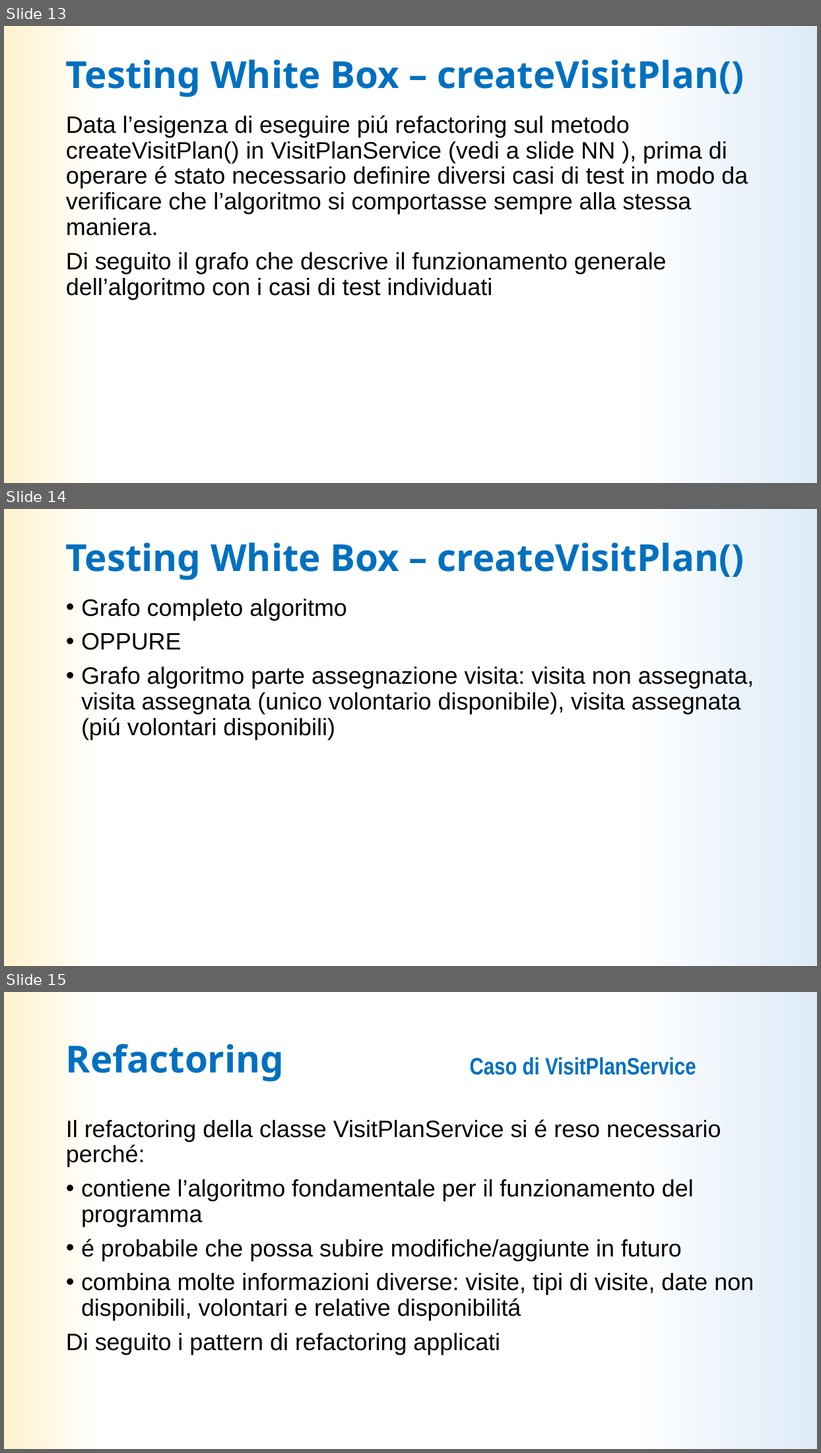
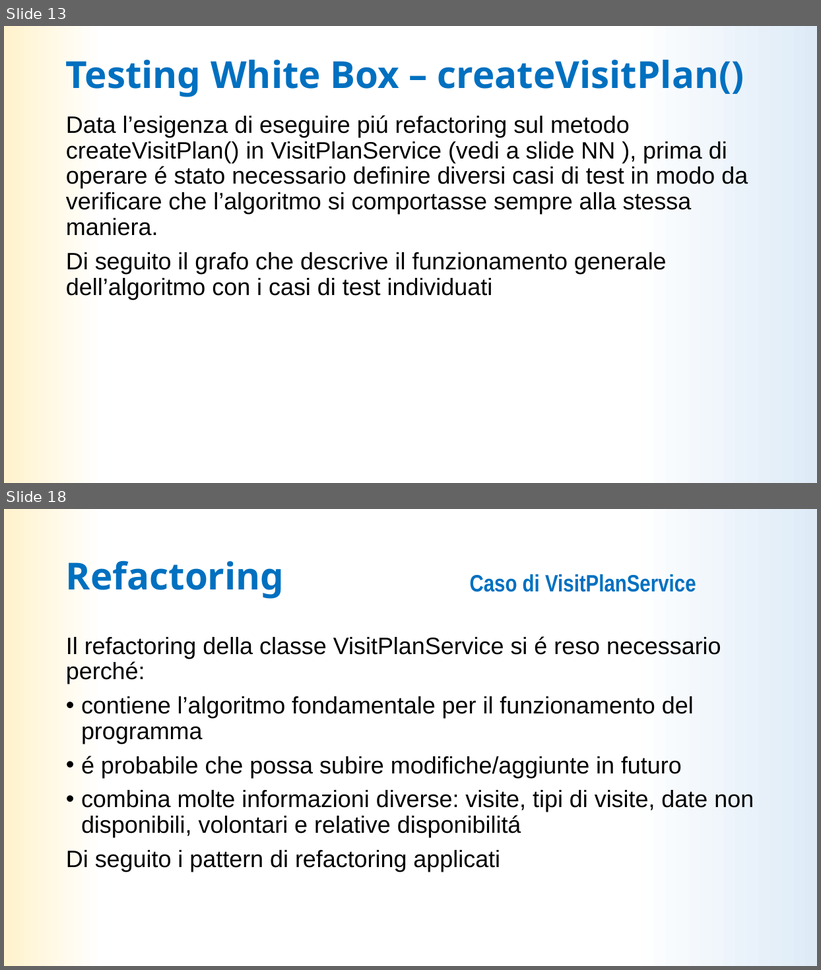
Before and after one commit to LDolzanelli/progettoIngegneria, a slide deck: doc/Presentazione/Presentazione_ingsw_parteB.pptx. Shown one above the other, each under a label of ours: slides 13, 14 and 15 before the commit, slides 13 and 18 after it; the slides between them are not shown. The pictures are 821x1453 and 821x970 pixels, drawn with LibreOffice and Linux fonts; fonts in the diff are those of the drawing. Boxes give left, top, right and bottom in pixels: in the first picture for what was removed or moved away, otherwise in the second. Text is boxed around its words. In the diff, an @@ line names an element or a change of style, - is before the commit and + after.

Commit message:
Seconda versione della presentazione
Aggiunta la parte sul white testing
Aggiunti i diagrammi usati per il testing e per la slide sulla dependency
inversion

```diff
--- a/doc/Presentazione/Presentazione_ingsw_parteB.pptx
+++ b/doc/Presentazione/Presentazione_ingsw_parteB.pptx
@@ slide 14 removed at [4, 509, 817, 966], background gradient #DEEBF7 to #FFFFFF to #FFF2CC @@
@@ title removed at [66, 543, 745, 580] @@
-Testing White Box – createVisitPlan()
@@ text removed at [81, 599, 754, 740] @@
-• Grafo completo algoritmo
-• OPPURE
-• Grafo algoritmo parte assegnazione visita: visita non assegnata, visita assegnata (unico volontario disponibile), visita assegnata (piú volontari disponibili)
@@ what was slide 15 is now slide 18 @@
```
Also in this commit, not shown: 4 slides changed, 4 slides added, 15 other files.
